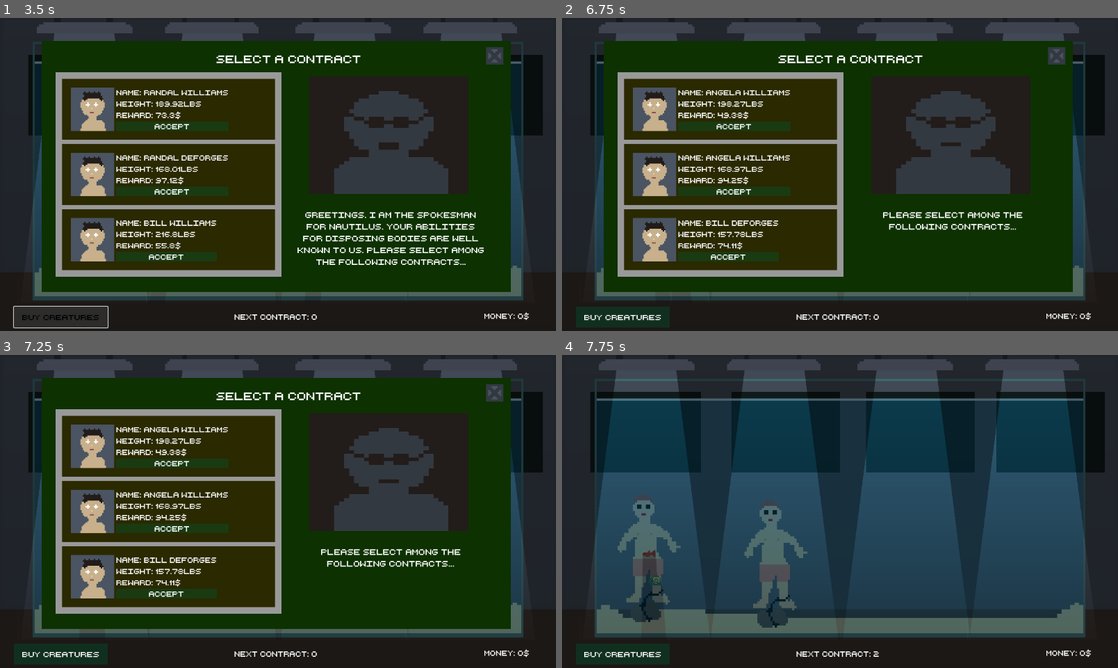
Above: before the commit, frames 1-4 (two rows, left to right).
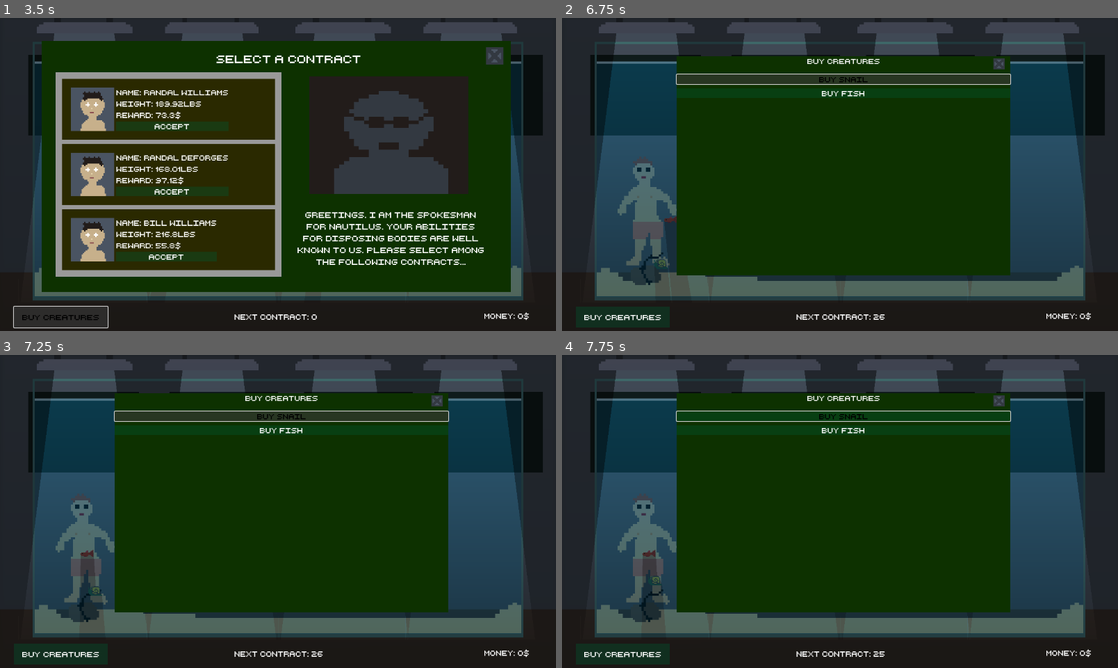
Above: after the commit, the same moments.

Repository: adrientremblay/ld56
Game: Godot game, scene res://scenes/game_screen.tscn
Same seed, same stepped clock (60 frames per second), same inputs: the game is played once before the commit and once after it.
Inputs (mouse positions are in pixels of both pictures, inside the frame that each line leads up to):
- Up to frame 1 (3.5 s): click "Buy Creatures" at 0.5 s; click "buy snail" at 1.25 s; click "Buy Fish" at 2 s; click "Buy Creatures" at 2.75 s
- Up to frame 2 (6.75 s): click "Accept" at 3.5 s; click "Buy Creatures" at 4.25 s; click "buy snail" at 5 s; click "Buy Fish" at 5.75 s; click "buy snail" at 6.5 s
- Up to frame 3 (7.25 s): no input
- Up to frame 4 (7.75 s): click (734, 464) at 7.25 s, where only the run before the commit has a clickable "Accept"

Frame 1 is identical in both runs. In frame 2, 54% of the frame differs, in the area x 7-92%, y 7-97%; in frame 3, 54%; in frame 4, 42%.

Commit message:
Sound for spawning fish

Diff:
--- a/scenes/ContractMenu.gd
+++ b/scenes/ContractMenu.gd
@@ -37,7 +37,7 @@
 	self.visible = true
 
 	$NewContractTimer.stop()
-	$NewContractTimer.wait_time = 3
+	$NewContractTimer.wait_time = 30
 	$SpokesmanSpeechNormal.play()
 
 	if (first_time_opening):
--- a/scenes/game_screen.gd
+++ b/scenes/game_screen.gd
@@ -26,6 +26,8 @@
 	$Aquarium/Creatures.add_child(creature)
 	creatures_find_corpses()
 
+	$SpawnCreature.play()
+
 func _on_contract_menu_should_spawn_corpse(person_name: Variant, weight: Variant, reward: Variant) -> void:
 	# find available spawn
 	var spawn_point = null
@@ -45,6 +47,7 @@
 	new_corpse.construct(person_name, weight, reward)
 	new_corpse.connect("corpse_eaten", self.corpse_was_eaten)
 	spawn_point.add_child(new_corpse)
+	$Splash.play()
 
 	# make creatures search for target
 	creatures_find_corpses()
@@ -97,6 +100,7 @@
 	$Aquarium/Creatures.add_child(creature)
 	creatures_find_corpses()
 
+	$SpawnCreature.play()
 
 func _on_ui_contract_menu_opened() -> void:
 	var corpse_list = compile_corpse_list()
--- a/scenes/game_screen.tscn
+++ b/scenes/game_screen.tscn
@@ -17,6 +17,8 @@
 [ext_resource type="Texture2D" uid="uid://cmo0dcfot7kj0" path="res://assets/art/x.png" id="14_6p0uj"]
 [ext_resource type="AudioStream" uid="uid://c0ydxjdbxpo7p" path="res://assets/audio/spokesman_no.mp3" id="14_n11fc"]
 [ext_resource type="Texture2D" uid="uid://ussvh757p0jq" path="res://assets/art/close_window.png" id="15_purco"]
+[ext_resource type="AudioStream" uid="uid://dg68q5hcojote" path="res://assets/audio/splash.wav" id="18_8f42f"]
+[ext_resource type="AudioStream" uid="uid://bcjnn350s8gqq" path="res://assets/audio/spawn_creature.wav" id="19_d1s5n"]
 
 [sub_resource type="NavigationPolygon" id="NavigationPolygon_w865j"]
 vertices = PackedVector2Array(1043, 610, 1080, 378, 1143, 582, 436, 593, 476, 369, 551, 604, 741, 607, 783, 375, 858, 6 …(263 unchanged characters)…
@@ -245,7 +247,7 @@
 position = Vector2(799, 216.5)
 scale = Vector2(11.4375, 8.46875)
 sprite_frames = SubResource("SpriteFrames_udfuc")
-frame_progress = 0.277139
+frame_progress = 0.32093
 
 [node name="Label" type="Label" parent="UI/ContractMenu"]
 light_mask = 0
@@ -340,6 +342,13 @@
 
 [node name="Node2D" type="Node2D" parent="."]
 position = Vector2(26, -131)
+
+[node name="Splash" type="AudioStreamPlayer" parent="."]
+stream = ExtResource("18_8f42f")
+volume_db = -10.0
+
+[node name="SpawnCreature" type="AudioStreamPlayer" parent="."]
+stream = ExtResource("19_d1s5n")
 
 [connection signal="contract_menu_opened" from="UI" to="." method="_on_ui_contract_menu_opened"]
 [connection signal="pressed" from="UI/CreatureButton" to="UI" method="_on_creature_button_pressed"]
Not shown, added: assets/audio/corpse_eaten.wav.import
Not shown, added: assets/audio/spawn_creature.wav.import
Not shown, added: assets/audio/splash.wav.import
Not shown: 1 places in scenes/game_screen.tscn that only renumber resources
Not shown, added: assets/audio/corpse_eaten.wav
Not shown, added: assets/audio/spawn_creature.wav
Not shown, added: assets/audio/splash.wav
